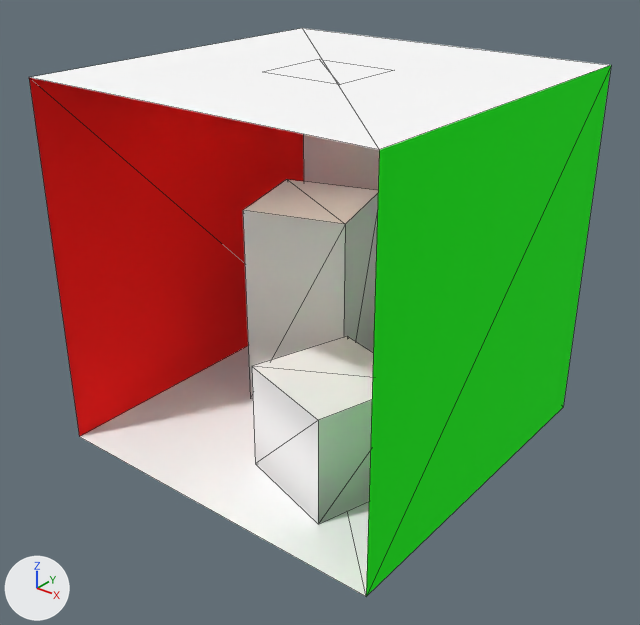
A saved change to the OBJ model models/cornellbox.obj.
Both versions are drawn from a 50 mm lens placed at (2.69, -3.44, 2.82), pointed at (0.04, -0.12, 0.76). Arrows for +X, +Y and +Z are at lower left; the lights stay in place. Mesh edges are drawn as thin lines. Where no turn or scale is listed for an object, it has been applied to the vertices. Vertices at the same position are counted once.

The older version as bpy lines, for what is in view:
```python
me_cornell_box = bpy.data.meshes.new('cornell_box')
me_cornell_box.from_pydata(...)  # 28 vertices, 36 faces; spans x -1.0..1.0, y -1.0..1.0, z 0.0..2.0
# faces by material slot: [4, 2, 2, 2, 2, 12, 12]
me_cornell_box.materials.append(mat_floor)  # white #ffffff
me_cornell_box.materials.append(mat_frontwall)  # white #ffffff
me_cornell_box.materials.append(mat_leftwall)  # red #ff0000
me_cornell_box.materials.append(mat_light)  # white #e7e7e7
me_cornell_box.materials.append(mat_rightwall)  # green #00ff00
me_cornell_box.materials.append(mat_shortbox)  # white #ffffff
me_cornell_box.materials.append(mat_tallbox)  # white #ffffff
ob_cornell_box = bpy.data.objects.new('cornell_box', me_cornell_box)
ob_cornell_box.location = (0.0, 0.0, 0.0)
```
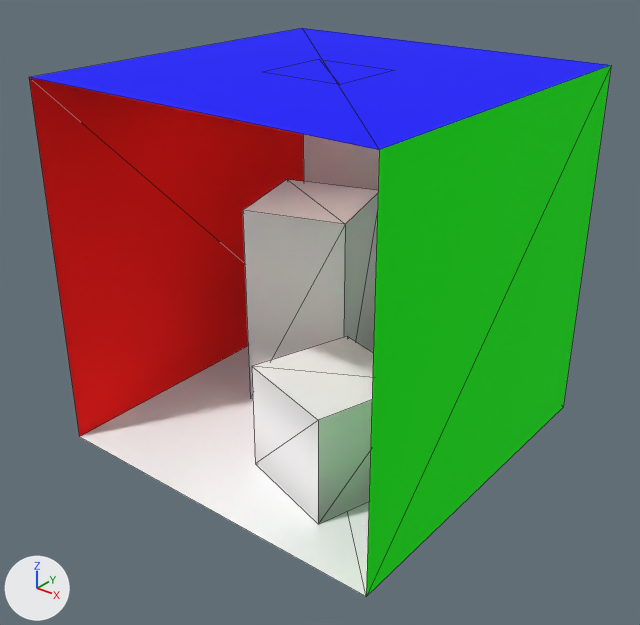
Location of each change, [x1, y1, x2, y2] in pixels of the pictures (640 x 625 px):
part 1 of me_cornell_box, recoloured (white to blue): [29, 28, 379, 150] in both
part 2 of me_cornell_box, recoloured (white to blue): [303, 28, 610, 150] in both

What the commit changed:
Material 'blue' (mat_blue) is new.
Its base color is (0.0, 0.0, 1.0) (blue #0000ff).
Its roughness is 1.0.
me_cornell_box has 28 vertices, 36 faces and spans x -1.0..1.0, y -1.0..1.0, z 0.0..2.0.
me_cornell_box is used by ob_cornell_box; location (0.0, 0.0, 0.0).
me_cornell_box part 1: the 1 face centred in x -0.33, y -0.33, z 2.0 switches from mat_floor (white #ffffff) to mat_blue (blue #0000ff).
me_cornell_box part 2: the 1 face centred in x 0.33, y 0.33, z 2.0 switches from mat_floor (white #ffffff) to mat_blue (blue #0000ff).
me_cornell_box now uses material mat_blue (blue #0000ff).
